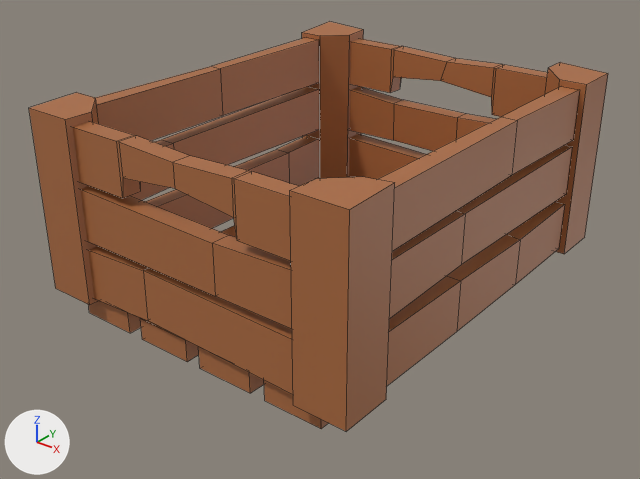
Two versions of the FBX model Assets/Game/Prefabs/Environment/Props/House1/FBXFurniture/WoodenBox.fbx, one commit apart.
Rendered twice from a 50 mm camera at (1.419, -1.859, 0.978) aimed at (-0.001, -0.084, -0.122). Arrows for +X, +Y and +Z are at lower left; the lights stay in place. Mesh edges are drawn as thin lines. Where no turn or scale is listed for an object, it has been applied to the vertices.
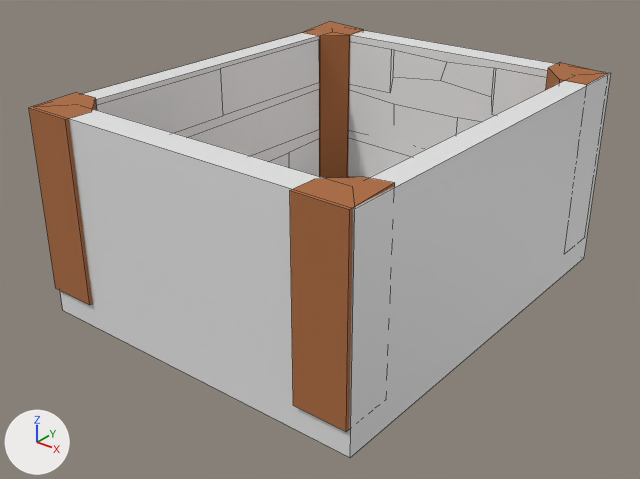
Boxes [x1, y1, x2, y2] around the edits, measured in the pictures (640 x 479 px):
```json
{"object": "Cube.8232", "change": "surface changed", "before": [31, 24, 608, 432], "after": [31, 24, 608, 432], "on screen": "brown to grey"}
{"object": "Cube.8382", "change": "added", "after": [60, 30, 611, 457]}
```

The change, as JSON lines over the scene's bpy script:
```json
{"op": "set", "path": "mat_pallete.roughness", "old": "0.5", "new": "1.0"}
{"op": "add", "block": "me_cube_9893", "code": ["me_cube_9893 = bpy.data.meshes.new('Cube.9893')", "me_cube_9893.from_pydata([(-0.438, -0.53, 0.297), (0.438, -0.53, 0.297), (-0.438, 0.53, 0.297), (0.438, 0.53, 0.297), (-0.508, -0.615, -0.297), (0.508, -0.615, -0.297), (-0.508, 0.615, -0.297), (0.508, 0.615, -0.297), (-0.508, 0.615, 0.297), (-0.508, -0.615, 0.297), (0.508, -0.615, 0.297), (0.508, 0.615, 0.297), (-0.438, 0.53, -0.216), (-0.438, -0.53, -0.216), (0.438, -0.53, -0.216), (0.438, 0.53, -0.216)], [], [(3, 2, 12, 15), (8, 11, 7, 6), (6, 7, 5, 4), (4, 5, 10, 9), (8, 6, 4, 9), (7, 11, 10, 5), (0, 2, 8, 9), (1, 0, 9, 10), (3, 1, 10, 11), (2, 3, 11, 8), (13, 14, 15, 12), (0, 1, 14, 13), (1, 3, 15, 14), (2, 0, 13, 12)])"]}
{"op": "add", "block": "ob_cube_8382", "code": ["ob_cube_8382 = bpy.data.objects.new('Cube.8382', me_cube_9893)", "ob_cube_8382.location = (0.0, 0.0, 0.0)"]}
```
